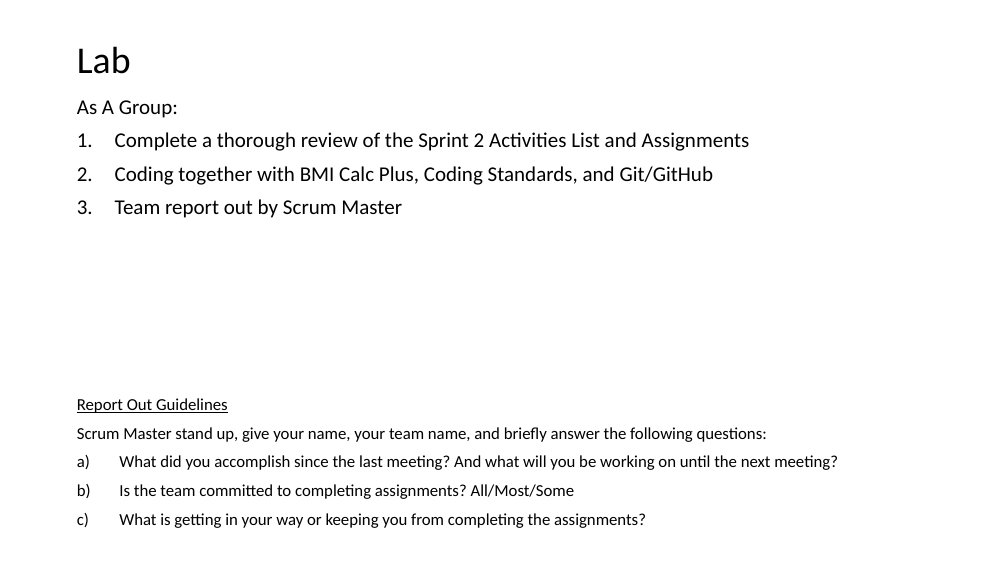
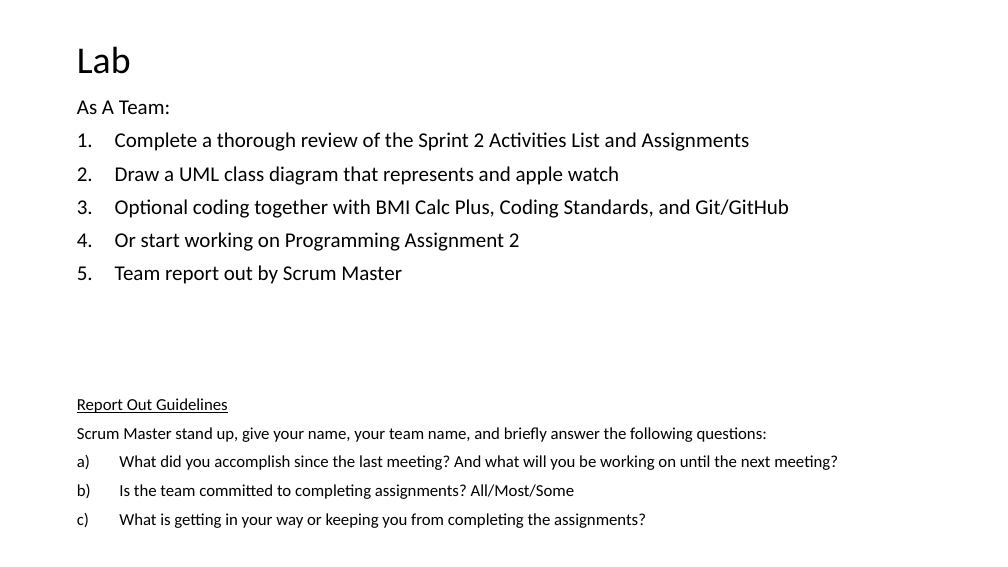
Before and after one commit to EricJPogue/CPSC-24500, a slide deck: slide 12 of lecture-slides/2020-01-28-oop.pptx (slide 11 before the commit). Drawn at 1008x567 pixels with LibreOffice and Linux fonts; fonts in the diff are those of the drawing. Boxes give left, top, right and bottom in pixels: in the first picture for what was removed or moved away, otherwise in the second. Text is boxed around its words. In the diff, an @@ line names an element or a change of style, - is before the commit and + after.

```diff
--- a/lecture-slides/2020-01-28-oop.pptx
+++ b/lecture-slides/2020-01-28-oop.pptx
@@ text at (x1=77, y1=100, x2=170, y2=114): text changed @@
-As A Group:
+As A Team:
@@ text at (x1=115, y1=166, x2=789, y2=251): text changed @@
-2. Coding together with BMI Calc Plus, Coding Standards, and Git/GitHub
+2. Draw a UML class diagram that represents and apple watch
+3. Optional coding together with BMI Calc Plus, Coding Standards, and Git/GitHub
+4. Or start working on Programming Assignment 2
```
Also in this commit, not shown: 3 other slides changed, 4 slides added, 1 other file.
